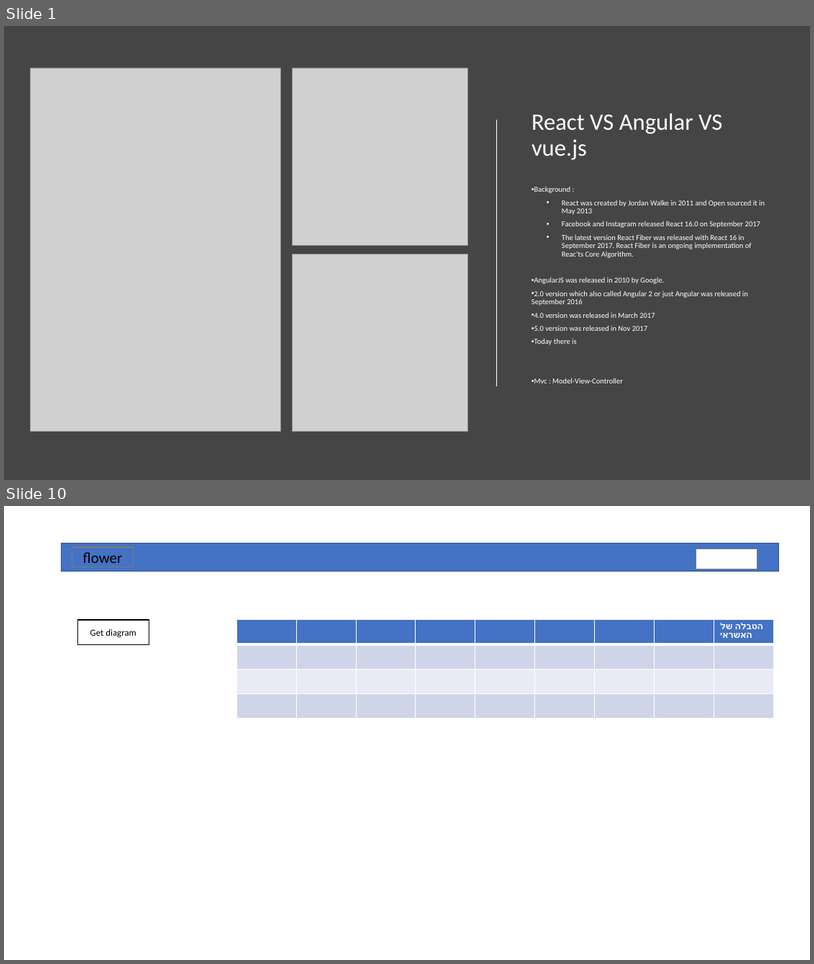
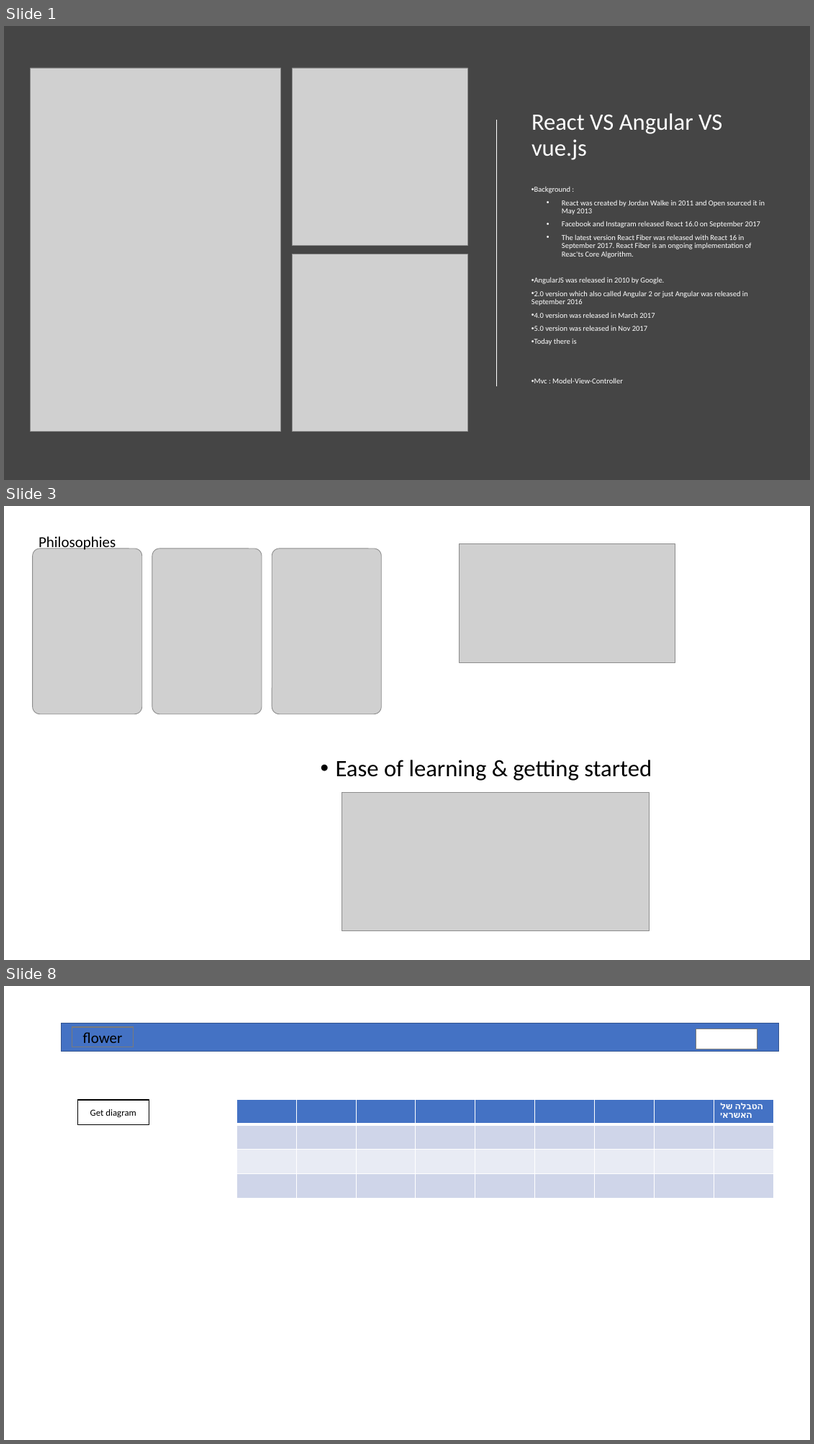
Before and after one commit to nizanf/Flower, a slide deck: src/assets/img/Presentation1.pptx. Shown one above the other, each under a label of ours: slides 1 and 10 before the commit, slides 1, 3 and 8 after it; the slides between them are not shown. The pictures are 814x964 and 814x1444 pixels, drawn with LibreOffice and Linux fonts; fonts in the diff are those of the drawing; grey boxes stand for pictures; background and template pictures are left out. Boxes give left, top, right and bottom in pixels: in the first picture for what was removed or moved away, otherwise in the second. Text is boxed around its words. In the diff, an @@ line names an element or a change of style, - is before the commit and + after.

```diff
--- a/src/assets/img/Presentation1.pptx
+++ b/src/assets/img/Presentation1.pptx
@@ slide 3 added at bbox=[4, 506, 810, 960], background #FFFFFF @@
@@ picture added at bbox=[32, 548, 142, 714] @@
@@ title added at bbox=[39, 536, 116, 550], 18 pt, text #000000 @@
+Philosophies
@@ picture added at bbox=[152, 548, 262, 714] @@
@@ picture added at bbox=[272, 548, 381, 714] @@
@@ picture added at bbox=[460, 543, 676, 663] @@
@@ text added at bbox=[336, 759, 652, 780], 28 pt, text #000000 @@
+• Ease of learning & getting started
@@ picture added at bbox=[342, 792, 650, 931] @@
@@ what was slide 10 is now slide 8 @@
```
Also in this commit, not shown: 4 slides changed, 1 other slide added, 4 slides removed.
